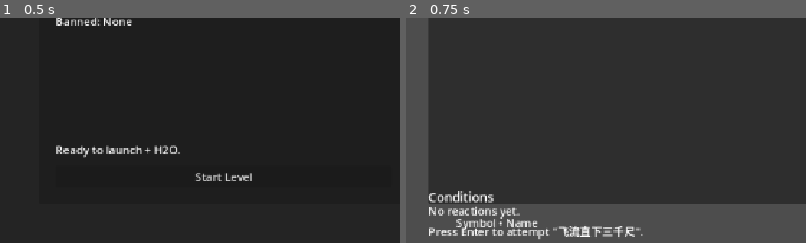
Above: before the commit, frames 1-2 (left to right).
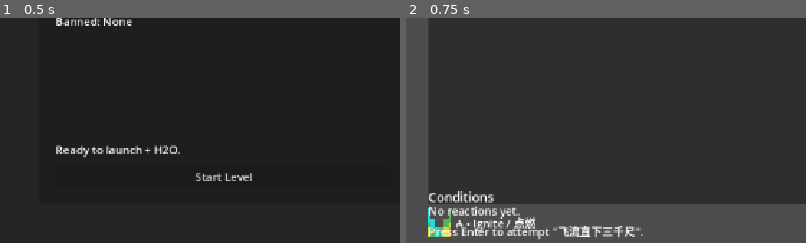
Above: after the commit, the same moments.

Repository: notlsd/chemistris
Game: Godot game, scene res://scenes/MainMenu.tscn
Two runs of this game, one before a commit and one after it. Both use one fixed random seed, a clock stepped at 60 frames per second and the inputs below.
Inputs:
- Up to frame 1 (0.5 s): no input
- Up to frame 2 (0.75 s): click "Start Level" at 0.5 s
The pictures show only the part of the screen within x 0-50%, y 50-100%; the shares and areas given below are measured in that part.

Frame 1 is identical in both runs. In frame 2, 1.0% of the frame differs, in the area x 5-33%, y 84-98%.
Error before the commit: Invalid assignment of property or key 'text' with value of type 'String' on a base object of type 'Nil'. (res://ui/condition_badge.gd:9)

Commit message:
fix: Resolve null reference errors in HUD initialization (v0.5.2)
Fixes "Invalid assignment of property 'text' on base object of type 'Nil'"
error that occurred when HUD nodes were accessed before _ready() completed.

**Root Cause:**
When add_child() is called, the child node's _ready() is queued but not
executed immediately. This caused @onready node references in the HUD to
be null when parent methods tried to access them.

**Changes:**

1. level.gd:
   - Added `await _hud.ready` in _ensure_hud() to wait for HUD's @onready
     variables to initialize before calling methods on it
   - Improved _spawn_condition() with better type checking and error handling

2. level_hud.gd:
   - Changed @onready node paths from unique_name (%) to absolute paths ($)
     for more reliable node resolution in all initialization contexts
   - Ensures nodes are always found regardless of call timing

3. condition_badge.gd:
   - Added _ensure_nodes() safety method to handle edge cases where
     set_condition() might be called before _ready()
   - Defensive programming to prevent similar null reference issues

**Technical Details:**
The await signal ensures the HUD's scene tree is fully initialized before
_refresh_hud_for_level() calls methods that access UI nodes. Combined with
absolute node paths, this prevents race conditions during scene loading.

🤖 Generated with [Claude Code](https://claude.com/claude-code)

Co-Authored-By: Claude <noreply@anthropic.com>

Diff:
--- a/scripts/scene/level.gd
+++ b/scripts/scene/level.gd
@@ -69,6 +69,8 @@
 		push_error("Level: unable to instantiate LevelHud scene.")
 		return
 	hud_canvas.add_child(_hud)
+	# Wait for HUD's _ready() to complete before accessing its @onready nodes
+	await _hud.ready
 
 func _setup_grid() -> void:
 	var tile_set: TileSet = board_tile_map.tile_set
@@ -164,13 +166,18 @@
 	molecule_layer.add_child(instance)
 
 func _spawn_condition(condition_symbol: String, cell: Vector2i) -> void:
-	var instance: ChemistrisCondition = ConditionScene.instantiate() as ChemistrisCondition
+	var instance := ConditionScene.instantiate()
 	if instance == null:
 		push_error("Level: Condition scene is missing ChemistrisCondition script.")
 		return
-	instance.condition_type = condition_symbol
-	instance.position = GridHelper.cell_to_world(cell, true)
-	condition_layer.add_child(instance)
+	var condition := instance as ChemistrisCondition
+	if condition == null:
+		push_error("Level: Condition scene script mismatch; expected ChemistrisCondition.")
+		instance.queue_free()
+		return
+	condition.condition_type = condition_symbol
+	condition.position = GridHelper.cell_to_world(cell, true)
+	condition_layer.add_child(condition)
 
 
 func _find_condition_symbol(equation_code: String) -> String:
--- a/ui/condition_badge.gd
+++ b/ui/condition_badge.gd
@@ -4,7 +4,17 @@
 @onready var icon_rect: TextureRect = $Icon
 @onready var name_label: Label = $NameLabel
 
+func _ready() -> void:
+	_ensure_nodes()
+
 func set_condition(symbol: String, readable_name: String, icon: Texture2D) -> void:
 	# Display the Unicode symbol alongside its localized name so players learn them together.
+	_ensure_nodes()
 	name_label.text = "%s • %s" % [symbol, readable_name]
 	icon_rect.texture = icon
+
+func _ensure_nodes() -> void:
+	if icon_rect == null:
+		icon_rect = $Icon
+	if name_label == null:
+		name_label = $NameLabel
--- a/ui/level_hud.gd
+++ b/ui/level_hud.gd
@@ -3,15 +3,15 @@
 
 const ConditionBadgeScene := preload("res://ui/condition_badge.tscn")
 
-@onready var level_title: Label = %LevelTitle
-@onready var chapter_label: Label = %ChapterLabel
-@onready var objective_label: Label = %ObjectiveLabel
-@onready var banned_label: Label = %BannedLabel
-@onready var equation_label: RichTextLabel = %EquationLabel
-@onready var reaction_label: Label = %ReactionStatus
-@onready var hint_label: Label = %HintLabel
-@onready var condition_container: HBoxContainer = %ConditionContainer
-@onready var condition_placeholder: Label = %ConditionPlaceholder
+@onready var level_title: Label = $Margin/VBox/Header/LevelTitle
+@onready var chapter_label: Label = $Margin/VBox/Header/ChapterLabel
+@onready var objective_label: Label = $Margin/VBox/ObjectiveLabel
+@onready var banned_label: Label = $Margin/VBox/BannedLabel
+@onready var equation_label: RichTextLabel = $Margin/VBox/EquationPanel/EquationLabel
+@onready var reaction_label: Label = $Margin/VBox/StatusPanel/StatusVBox/ReactionStatus
+@onready var hint_label: Label = $Margin/VBox/StatusPanel/StatusVBox/HintLabel
+@onready var condition_container: HBoxContainer = $Margin/VBox/ConditionPanel/ConditionVBox/ConditionContainer
+@onready var condition_placeholder: Label = $Margin/VBox/ConditionPanel/ConditionVBox/ConditionPlaceholder
 
 var _reaction_attempts := 0
 
